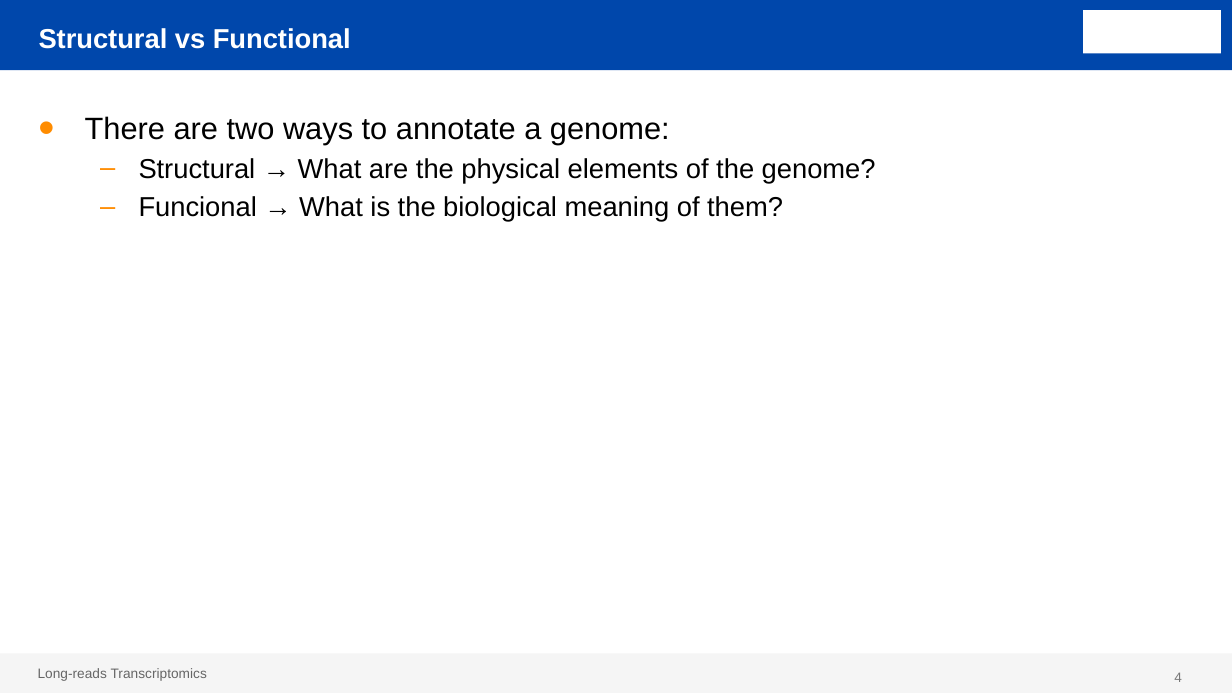
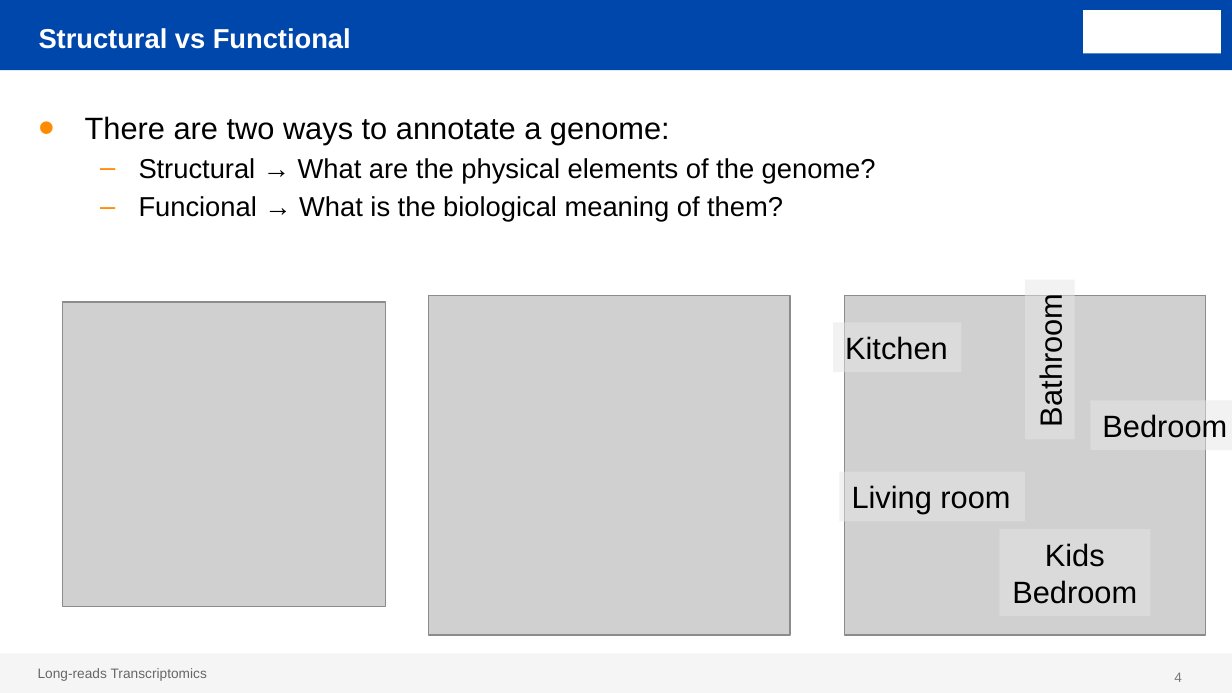
Before and after one commit to ConesaLab/VALT_Summer_Course, a slide deck: slide 4 of theory/day2/SQANTI_evidence.pptx. Drawn at 1232x693 pixels with LibreOffice and Linux fonts; fonts in the diff are those of the drawing; grey boxes stand for pictures; background and template pictures are left out. Boxes give left, top, right and bottom in pixels: in the first picture for what was removed or moved away, otherwise in the second. Text is boxed around its words. In the diff, an @@ line names an element or a change of style, - is before the commit and + after.

```diff
--- a/theory/day2/SQANTI_evidence.pptx
+++ b/theory/day2/SQANTI_evidence.pptx
@@ picture added at (429,296,790,636) @@
@@ picture added at (844,296,1205,636) @@
@@ rectangle added at (1025,280,1074,440), fill #E7E6E6 at 50% opacity, 18 pt, text #000000 @@
+Bathroom
@@ picture added at (63,302,386,606) @@
@@ rectangle added at (833,323,961,372), fill #E7E6E6 at 50% opacity, 18 pt, text #000000 @@
+Kitchen
@@ rectangle added at (1090,400,1232,450), fill #E7E6E6 at 50% opacity, 18 pt, text #000000 @@
+Bedroom
@@ rectangle added at (839,472,1025,521), fill #E7E6E6 at 50% opacity, 18 pt, text #000000 @@
+Living room
@@ rectangle added at (999,530,1151,617), fill #E7E6E6 at 48% opacity, 18 pt, text #000000 @@
+Kids
+Bedroom
```
Also in this commit, not shown: 17 other slides changed, 38 slides added, 3 slides removed, 4 other files.
